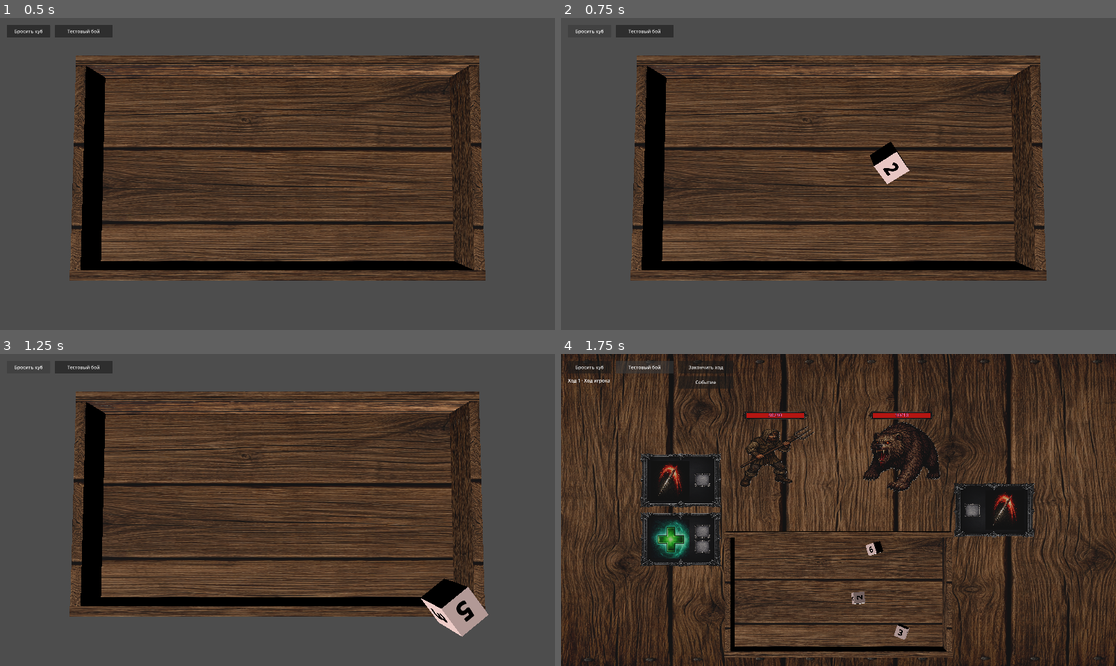
Above: before the commit, frames 1-4 (two rows, left to right).
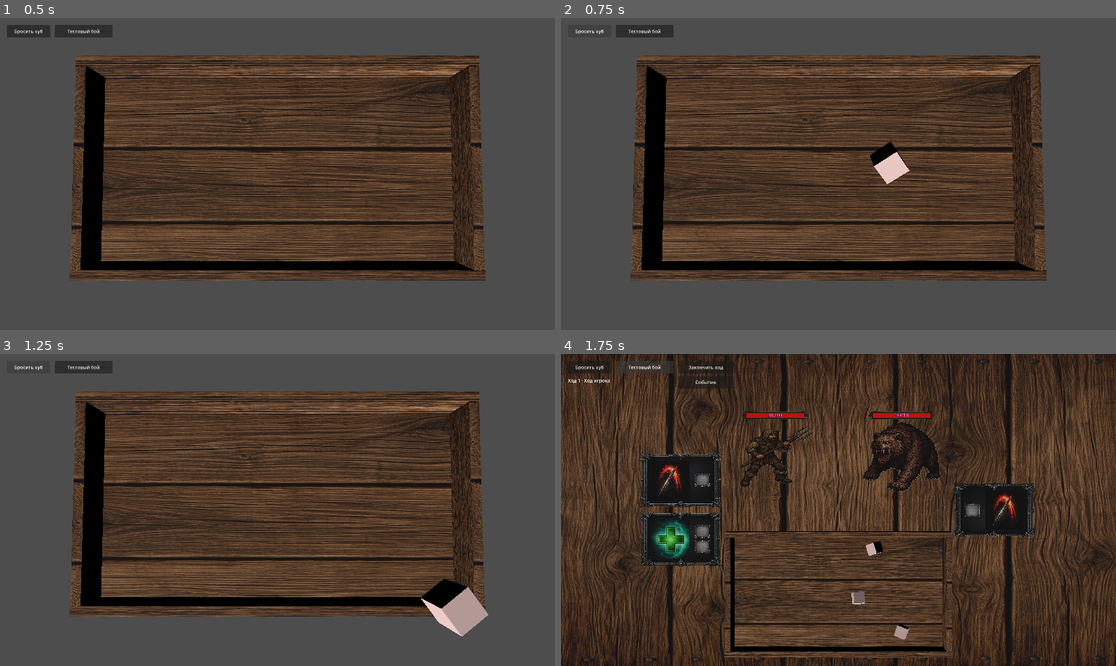
Above: after the commit, the same moments.

Repository: olegbogai-web/dicegame
Game: Godot game, scene res://scenes/board.tscn
The game is run twice, just before and just after one commit, with the same random seed, the same clock (stepped at 60 frames per second) and the same inputs.
Inputs:
- Up to frame 1 (0.5 s): no input
- Up to frame 2 (0.75 s): click "Бросить куб" at 0.5 s
- Up to frame 3 (1.25 s): no input
- Up to frame 4 (1.75 s): click "Тестовый бой" at 1.25 s

Frame 1 is identical in both runs. In frame 2, less than 0.1% of the frame differs, in the area x 57-61%, y 46-51%; in frame 3, 0.1%, in the area x 77-86%, y 79-87%; in frame 4, less than 0.1%.
Error after the commit: Parse Error: Cannot infer the type of "icon_target_size" variable because the value doesn't have a set type. (res://content/dice/view/dice_face_view.gd:43)

Commit message:
Adjust event dice motion and face icon scaling

Diff:
--- a/content/dice/view/dice_face_view.gd
+++ b/content/dice/view/dice_face_view.gd
@@ -38,7 +38,10 @@
 			if face_definition.icon != null:
 				_icon_sprite.texture = face_definition.icon
 				_icon_sprite.modulate = face_definition.overlay_tint
-				_icon_sprite.pixel_size = max(min_size / 128.0, 0.0001)
+				var icon_texture_size := face_definition.icon.get_size()
+				var icon_max_dimension := max(icon_texture_size.x, icon_texture_size.y)
+				var icon_target_size := min_size * 0.95
+				_icon_sprite.pixel_size = max(icon_target_size / max(icon_max_dimension, 1.0), 0.0001)
 				_icon_sprite.visible = true
 		DiceFaceDefinition.ContentType.TEXT:
 			_label.text = face_definition.text_value
--- a/scenes/scripts/event_room_controller.gd
+++ b/scenes/scripts/event_room_controller.gd
@@ -15,6 +15,8 @@
 const STOP_CHECK_INTERVAL := 0.1
 const EVENT_DICE_MASS := 2.0
 const EVENT_DICE_TIMEOUT := 8.0
+const EVENT_DICE_THROW_SPEED_MULTIPLIER := 1.6
+const EVENT_DICE_ROTATION_SPEED_MULTIPLIER := 1.2
 const POSITIVE_FACE_ICON := preload("res://assets/dice_edges/green_O.png")
 const NEGATIVE_FACE_ICON := preload("res://assets/dice_edges/red_X.png")
 const CHOICE_HOVER_STRENGTH := 0.45
@@ -251,7 +253,8 @@
 		return
 	_event_dice = dice_nodes[0] as Dice
 	if _event_dice != null:
-		_event_dice.linear_velocity *= 2.0
+		_event_dice.linear_velocity *= EVENT_DICE_THROW_SPEED_MULTIPLIER
+		_event_dice.angular_velocity *= EVENT_DICE_ROTATION_SPEED_MULTIPLIER
 
 
 func _wait_for_roll_outcome(_choice: EventChoiceDefinition) -> EventOutcomeDefinitionScript.OutcomeKind:
